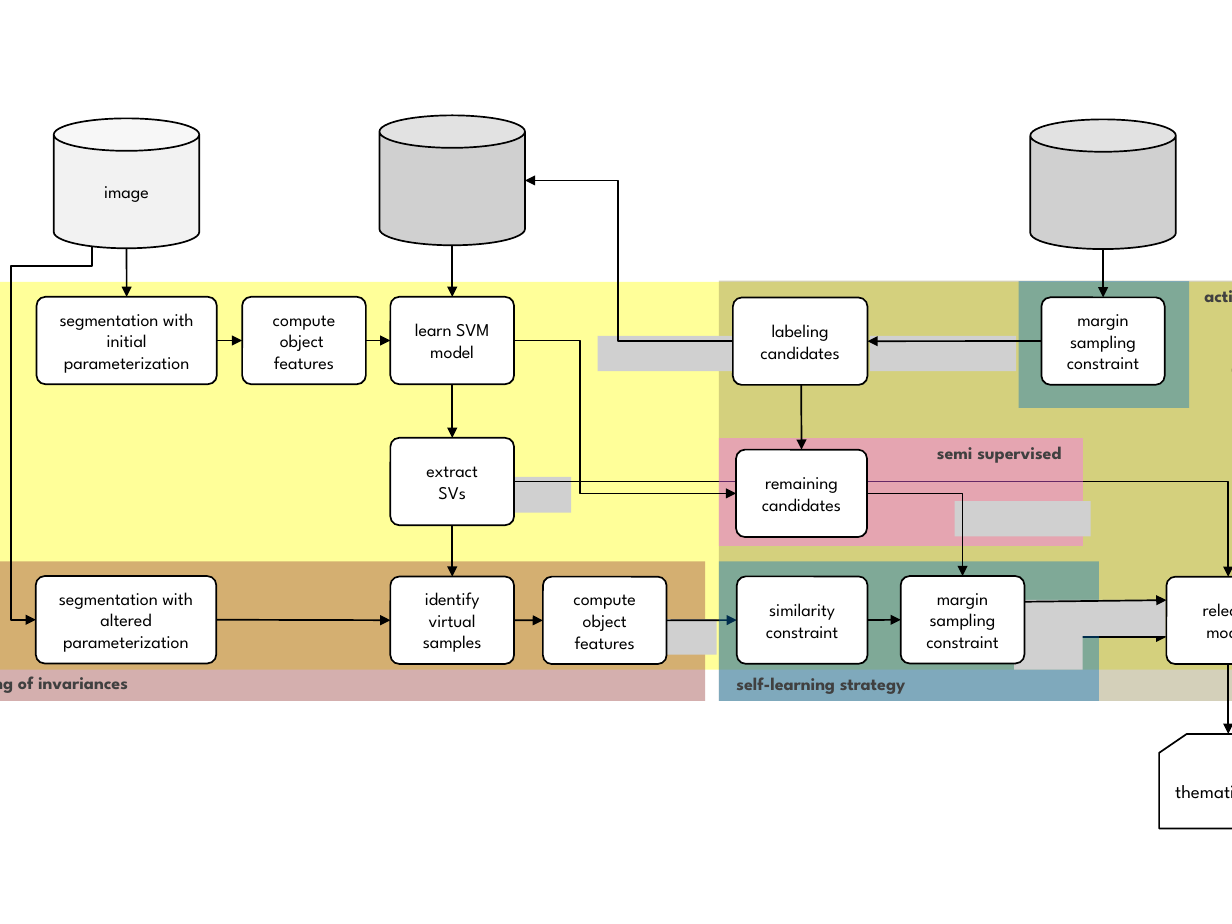
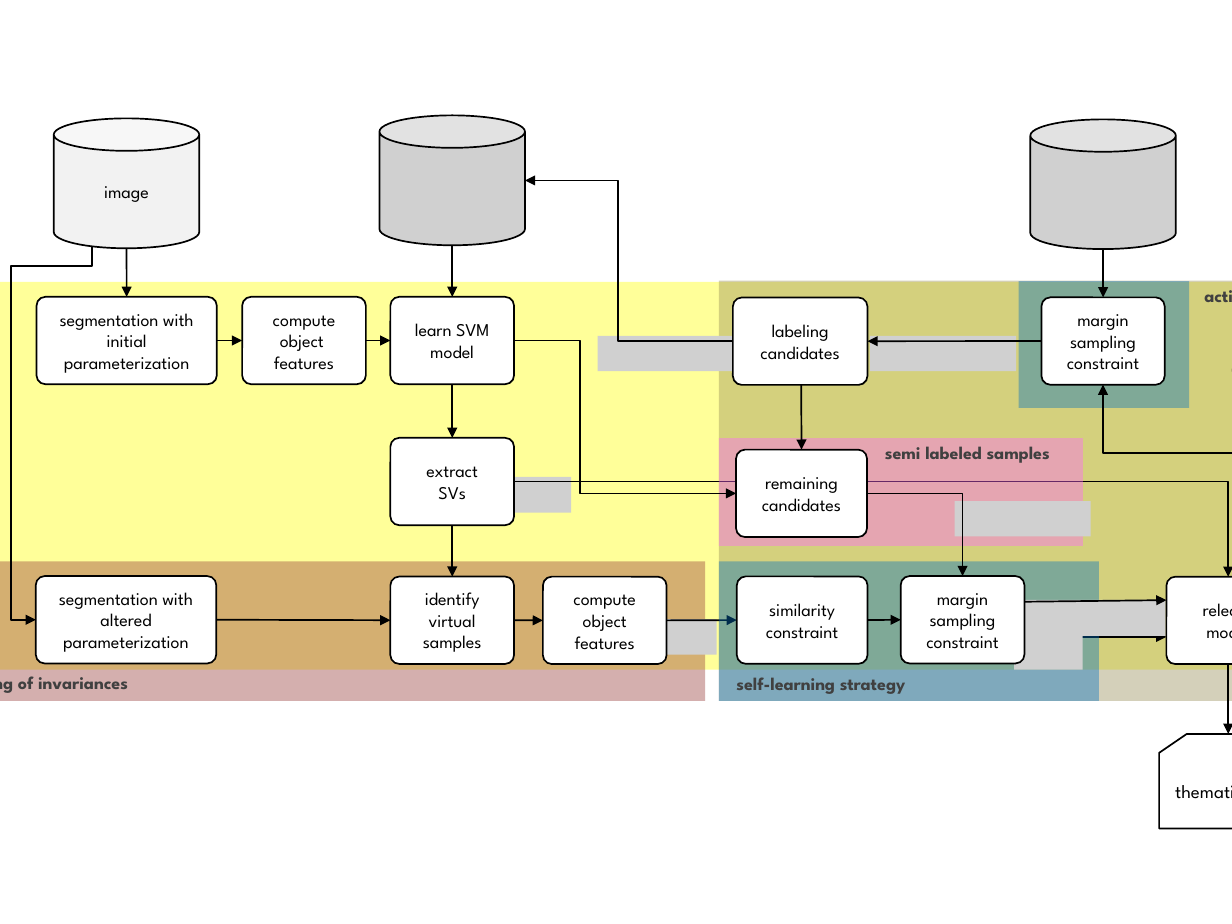
Before and after one commit to carls31/active-learning-virtual-SVM, a slide deck: slide 10 of images/block_scheme.pptx. Drawn at 1232x924 pixels with LibreOffice and Linux fonts; fonts in the diff are those of the drawing; grey boxes stand for pictures. Boxes give left, top, right and bottom in pixels: in the first picture for what was removed or moved away, otherwise in the second. Text is boxed around its words. In the diff, an @@ line names an element or a change of style, - is before the commit and + after.

```diff
--- a/images/block_scheme.pptx
+++ b/images/block_scheme.pptx
@@ elbow arrow added from (1232, 621) to (1103, 384), #000000 1 pt @@
@@ text at [885, 446, 1050, 463]: text changed @@
-semi supervised
+semi labeled samples
```
Also in this commit, not shown: 1 other slide changed, 2 other files.
